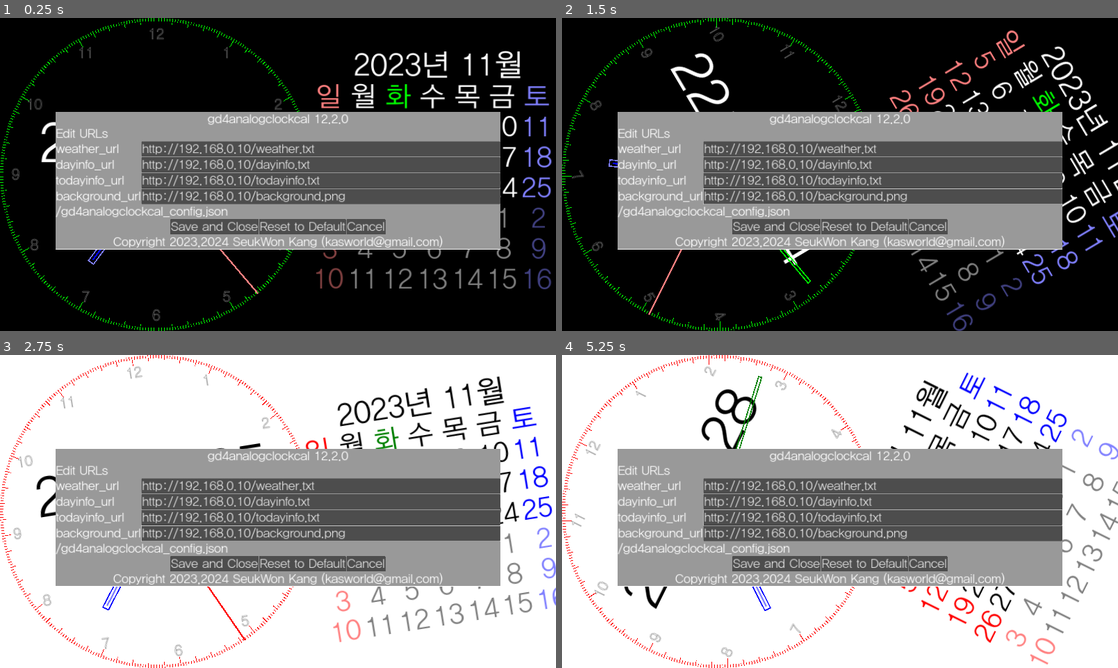
Above: before the commit, frames 1-4 (two rows, left to right).
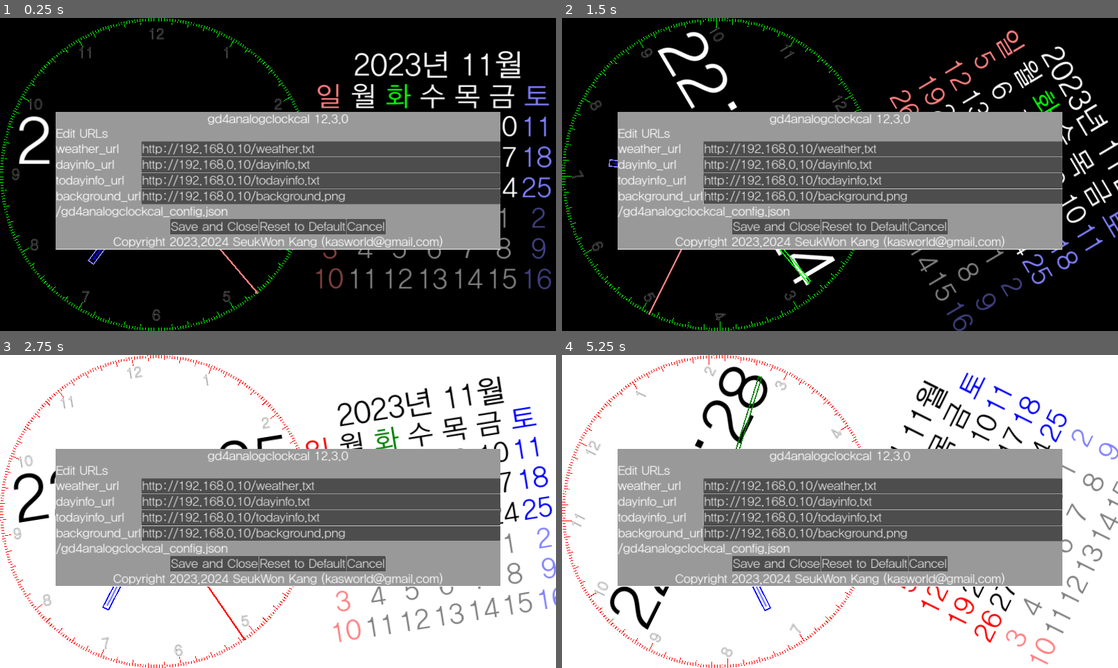
Above: after the commit, the same moments.

Repository: kasworld/gd4analogclockcal
Game: Godot game, scene res://main.tscn
Two runs of this game, one before a commit and one after it. Both use one fixed random seed, a clock stepped at 60 frames per second and the inputs below.
Inputs (mouse positions are in pixels of both pictures, inside the frame that each line leads up to):
- Up to frame 1 (0.25 s): no input
- Up to frame 2 (1.5 s): tap Enter at 0.5, 0.6, 1.35 s; move the mouse to (962, 158) at 0.52 s; click (962, 158) at 0.67 s; move the mouse to (728, 190) at 1.27 s; click (728, 190) at 1.42 s
- Up to frame 3 (2.75 s): move the mouse to (333, 442) at 2.02 s; tap Enter at 2.1 s; click (333, 442) at 2.17 s
- Up to frame 4 (5.25 s): move the mouse to (812, 574) at 2.77 s; tap Enter every 0.75 s from 2.85 to 5.1 s; click (812, 574) at 2.92 s; move the mouse to (1006, 558) at 3.52 s; click (1006, 558) at 3.67 s; move the mouse to (673, 464) at 4.27 s; click (673, 464) at 4.42 s; move the mouse to (867, 511) at 5.02 s; click (867, 511) at 5.17 s

The runs differ from the first frame. In frame 1, 0.4% of the frame differs, in the area x 3-61%, y 31-47%; in frame 2, 1.3%; in frame 3, 0.6%; in frame 4, 1.5%, in the area x 8-61%, y 3-88%.
Error in both runs: Attempt to call function 'store_line' in base 'null instance' on a null instance. (res://global/config.gd:13)

Commit message:
adjust label size

Diff:
--- a/analog_clock/analog_clock.gd
+++ b/analog_clock/analog_clock.gd
@@ -11,12 +11,12 @@
 	$ClockHands.init(r,tz_s)
 
 	var co = Global2d.colors.timelabel
-	$LabelTime.position = Vector2(-r/3.0,-r*0.3)
-	$LabelTime.label_settings = Global2d.make_label_setting(r*0.35, co)
+	$LabelTime.position = Vector2(-r*0.9,-r*0.43)
+	$LabelTime.label_settings = Global2d.make_label_setting(r*0.42, co)
 
 	co = Global2d.colors.infolabel
-	$LabelInfo.position = Vector2(-r*0.6,r*0.05)
-	$LabelInfo.label_settings = Global2d.make_label_setting(r*0.15, co)
+	$LabelInfo.position = Vector2(-r*0.73,r*0.05)
+	$LabelInfo.label_settings = Global2d.make_label_setting(r*0.18, co)
 
 	info_text = InfoText.new()
 	add_child(info_text)
--- a/analog_clock/analog_clock.tscn
+++ b/analog_clock/analog_clock.tscn
@@ -10,25 +10,12 @@
 [node name="DialHour" parent="." instance=ExtResource("2_xyakn")]
 
 [node name="LabelTime" type="Label" parent="."]
-anchors_preset = 8
-anchor_left = 0.5
-anchor_top = 0.5
-anchor_right = 0.5
-anchor_bottom = 0.5
-offset_right = 716.0
-offset_bottom = 249.0
-grow_horizontal = 2
-grow_vertical = 2
-size_flags_horizontal = 3
-size_flags_vertical = 6
-text = "00:00:00"
-horizontal_alignment = 1
-vertical_alignment = 1
+offset_right = 1.0
+offset_bottom = 23.0
 
 [node name="LabelInfo" type="Label" parent="."]
-offset_right = 40.0
+offset_right = 1.0
 offset_bottom = 23.0
 horizontal_alignment = 1
-vertical_alignment = 1
 
 [node name="ClockHands" parent="." instance=ExtResource("3_5uly1")]
--- a/main.gd
+++ b/main.gd
@@ -12,7 +12,7 @@
 	"background_url",
 	]
 var config = {
-	"version" : "gd4analogclockcal 12.2.0",
+	"version" : "gd4analogclockcal 12.3.0",
 	"weather_url" : "http://192.168.0.10/weather.txt",
 	"dayinfo_url" : "http://192.168.0.10/dayinfo.txt",
 	"todayinfo_url" : "http://192.168.0.10/todayinfo.txt",
